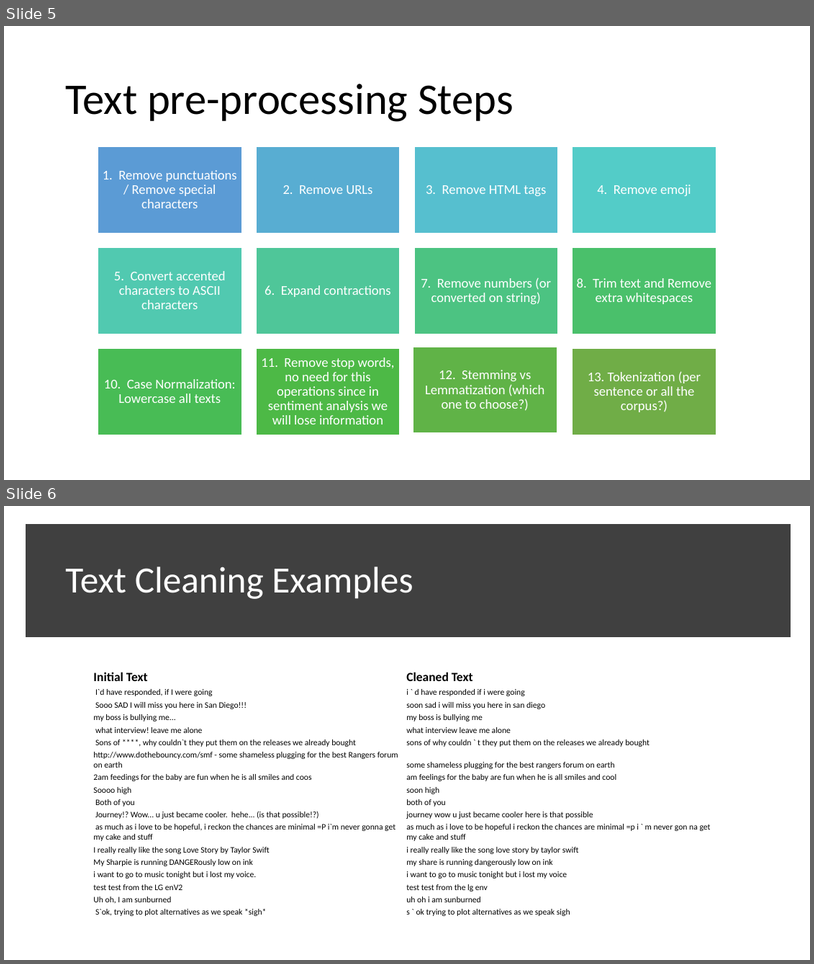
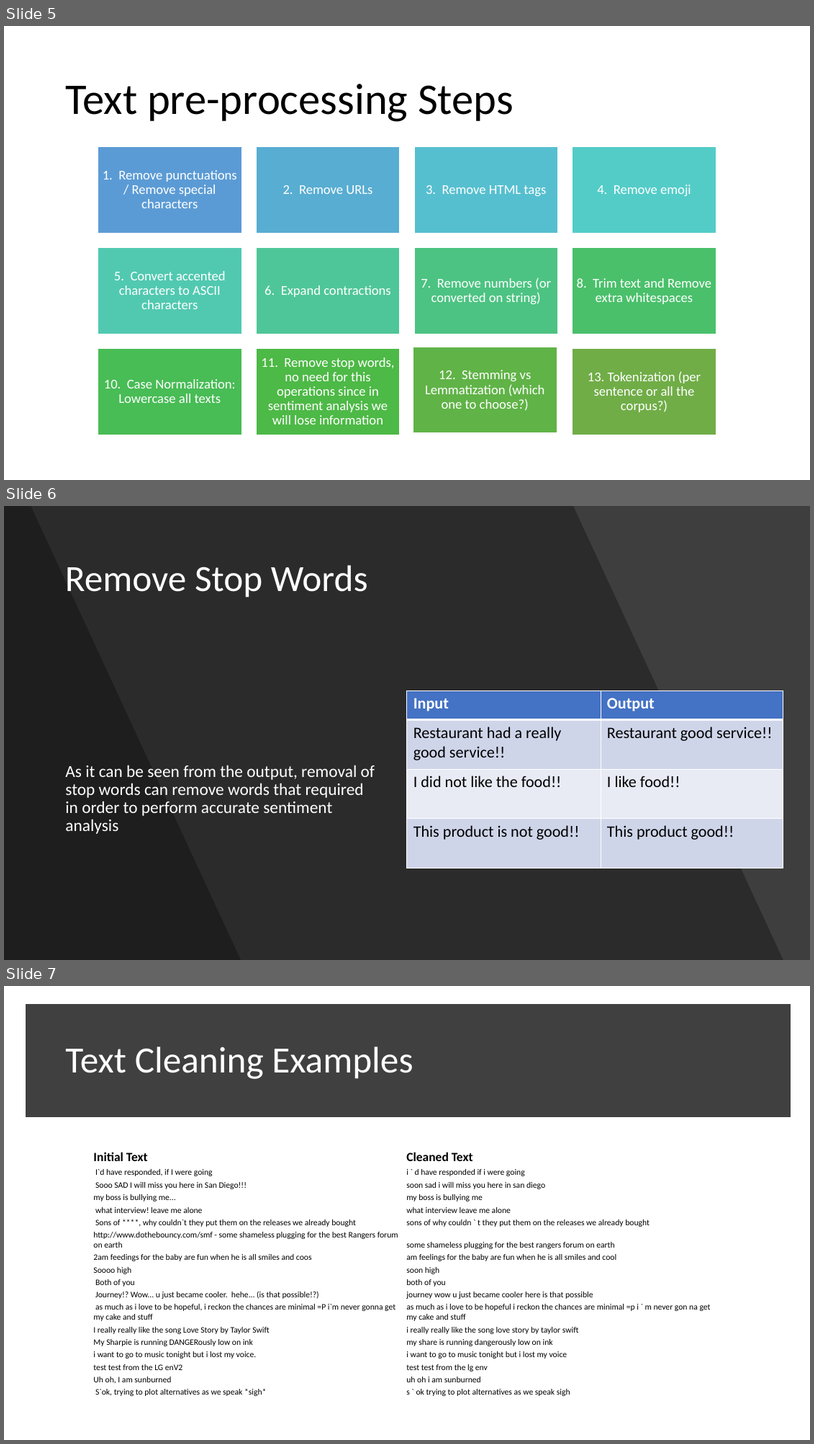
Before and after one commit to mixaverros88/Tweet_Sentiment_Extraction, a slide deck: presentation/Presentation.pptx. Shown one above the other, each under a label of ours: slides 5 and 6 before the commit, slides 5, 6 and 7 after it. The pictures are 814x964 and 814x1444 pixels, drawn with LibreOffice and Linux fonts; fonts in the diff are those of the drawing. Boxes give left, top, right and bottom in pixels: in the first picture for what was removed or moved away, otherwise in the second. Text is boxed around its words. In the diff, an @@ line names an element or a change of style, - is before the commit and + after.

Commit message:
update presentation

```diff
--- a/presentation/Presentation.pptx
+++ b/presentation/Presentation.pptx
@@ slide 6 added at (4,506,810,960), background #454545 @@
@@ rectangle added at (4,506,810,960), fill #000000 at 9% opacity @@
@@ freeform shape added at (4,506,784,960), fill #000000 at 30% opacity @@
@@ freeform shape added at (4,506,241,960), fill #000000 at 30% opacity @@
@@ title added at (65,565,368,597), 44 pt, text #FFFFFF @@
+Remove Stop Words
@@ table added at (407,690,784,867), 4 rows, 2 columns @@
+Input | Output
+Restaurant had a really good service!! | Restaurant good service!!
+I did not like the food!! | I like food!!
+This product is not good!! | This product good!!
@@ text added at (65,764,375,834), 20 pt, text #FFFFFF @@
+As it can be seen from the output, removal of stop words can remove words that required in order to perform accurate sentiment analysis
@@ what was slide 6 is now slide 7 @@
```
Also in this commit, not shown: 1 other slide added.
